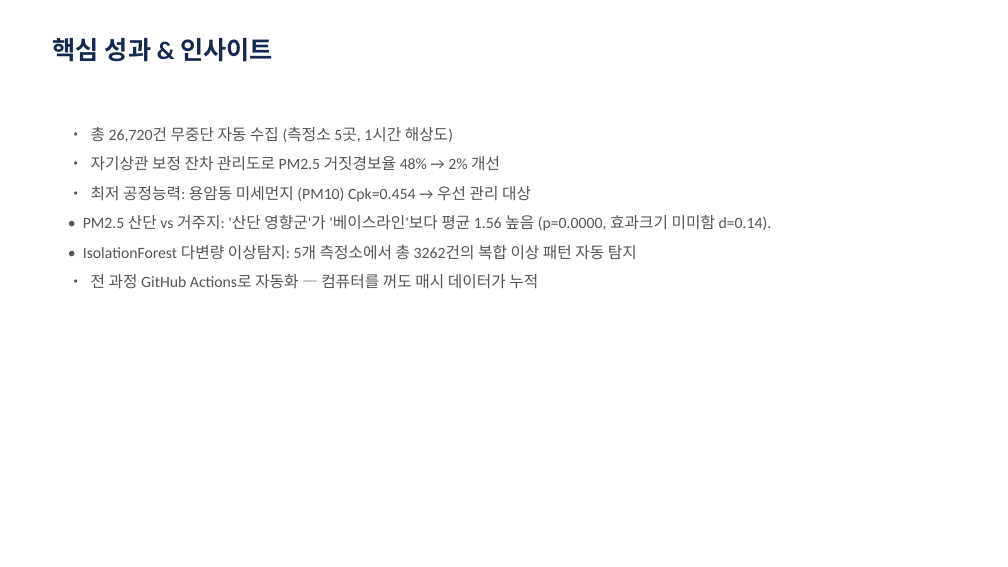
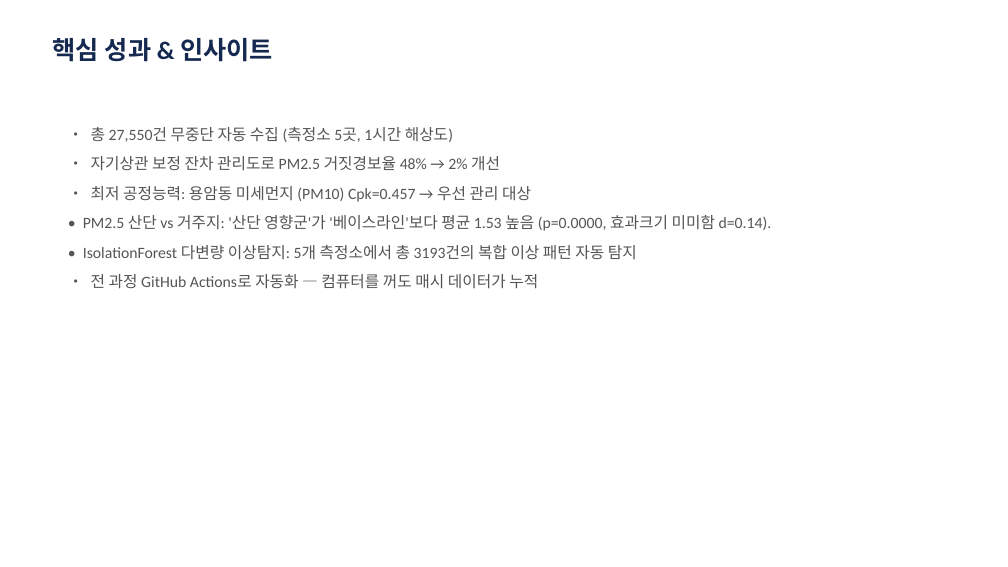
Before and after one commit to robinho0329/chungbuk-air-quality-monitor, a slide deck: slide 7 of reports/portfolio/latest.pptx. Drawn at 1008x567 pixels with LibreOffice and Linux fonts; fonts in the diff are those of the drawing. Boxes give left, top, right and bottom in pixels: in the first picture for what was removed or moved away, otherwise in the second. Text is boxed around its words. In the diff, an @@ line names an element or a change of style, - is before the commit and + after.

```diff
--- a/reports/portfolio/latest.pptx
+++ b/reports/portfolio/latest.pptx
@@ text at box(91, 127, 453, 142): text changed @@
-• 총 26,720건 무중단 자동 수집 (측정소 5곳, 1시간 해상도)
+• 총 27,550건 무중단 자동 수집 (측정소 5곳, 1시간 해상도)
@@ text at box(83, 186, 772, 260): text changed @@
-• 최저 공정능력: 용암동 미세먼지 (PM10) Cpk=0.454 → 우선 관리 대상
-• PM2.5 산단 vs 거주지: '산단 영향군'가 '베이스라인'보다 평균 1.56 높음 (p=0.0000, 효과크기 미미함 d=0.14).
-• IsolationForest 다변량 이상탐지: 5개 측정소에서 총 3262건의 복합 이상 패턴 자동 탐지
+• 최저 공정능력: 용암동 미세먼지 (PM10) Cpk=0.457 → 우선 관리 대상
+• PM2.5 산단 vs 거주지: '산단 영향군'가 '베이스라인'보다 평균 1.53 높음 (p=0.0000, 효과크기 미미함 d=0.14).
+• IsolationForest 다변량 이상탐지: 5개 측정소에서 총 3193건의 복합 이상 패턴 자동 탐지
```
Also in this commit, not shown: 1 other slide changed, 1 other file.
